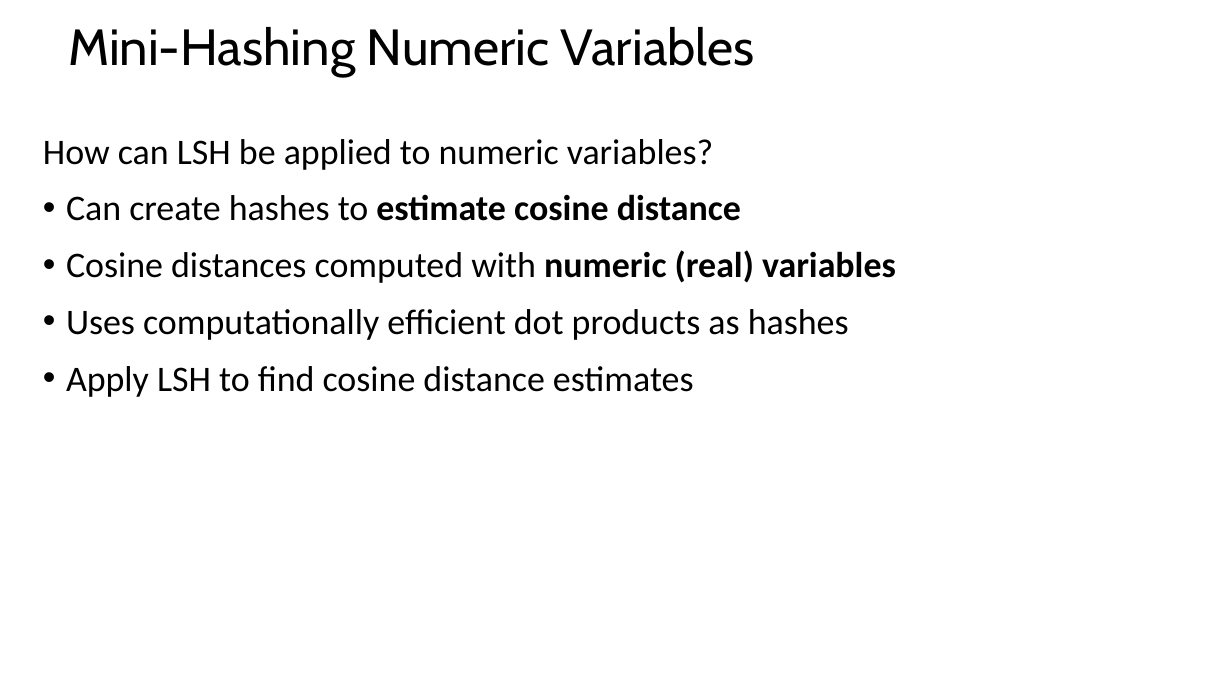
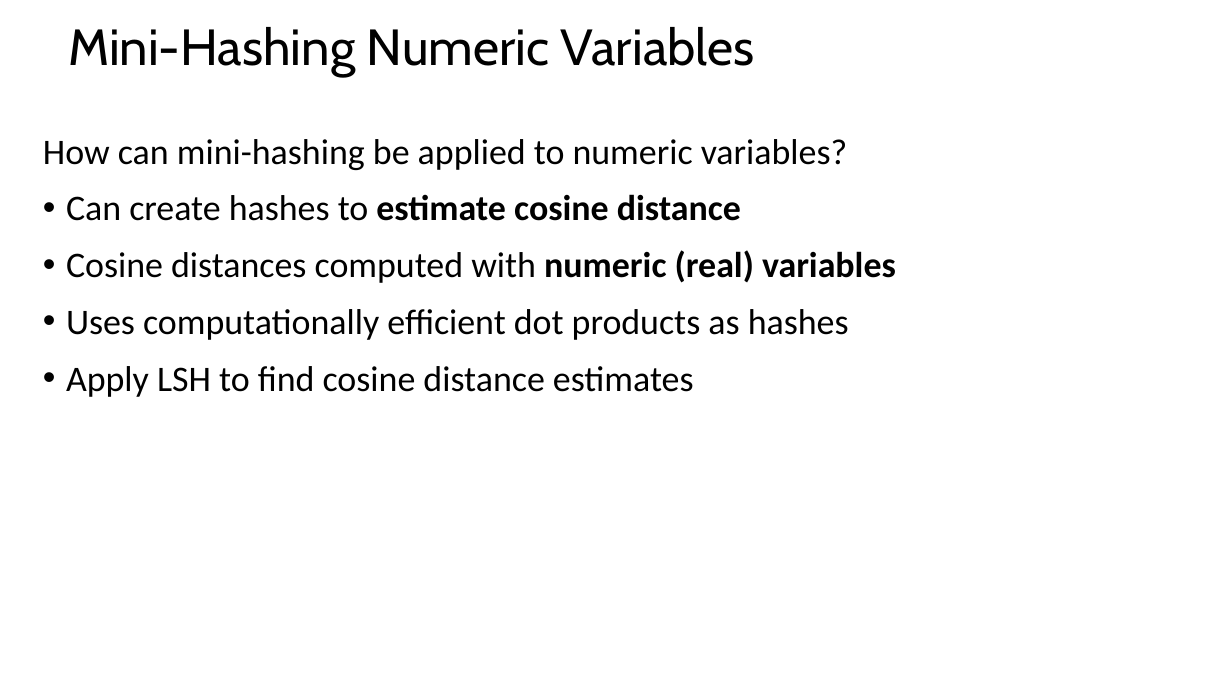
Before and after one commit to StephenElston/CSCI-E-108, a slide deck: slide 42 of slides/9_EfficientSimilaritySearch_Part2.pptx. Drawn at 1232x693 pixels with LibreOffice and Linux fonts; fonts in the diff are those of the drawing. Boxes give left, top, right and bottom in pixels: in the first picture for what was removed or moved away, otherwise in the second. Text is boxed around its words. In the diff, an @@ line names an element or a change of style, - is before the commit and + after.

Commit message:
Corrected typo from lecture

```diff
--- a/slides/9_EfficientSimilaritySearch_Part2.pptx
+++ b/slides/9_EfficientSimilaritySearch_Part2.pptx
@@ text at <box>43,139,847,170</box>: text changed @@
-How can LSH be applied to numeric variables?
+How can mini-hashing be applied to numeric variables?
```
